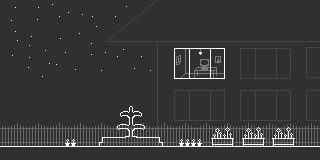
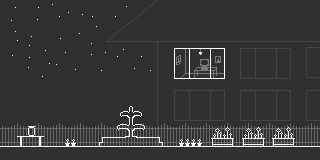
Layer changes from the first 320×160 image to the second:
added layer "jar" above "table" over [28, 126, 35, 136]
added layer "table" above "stars" over [17, 136, 44, 146]
